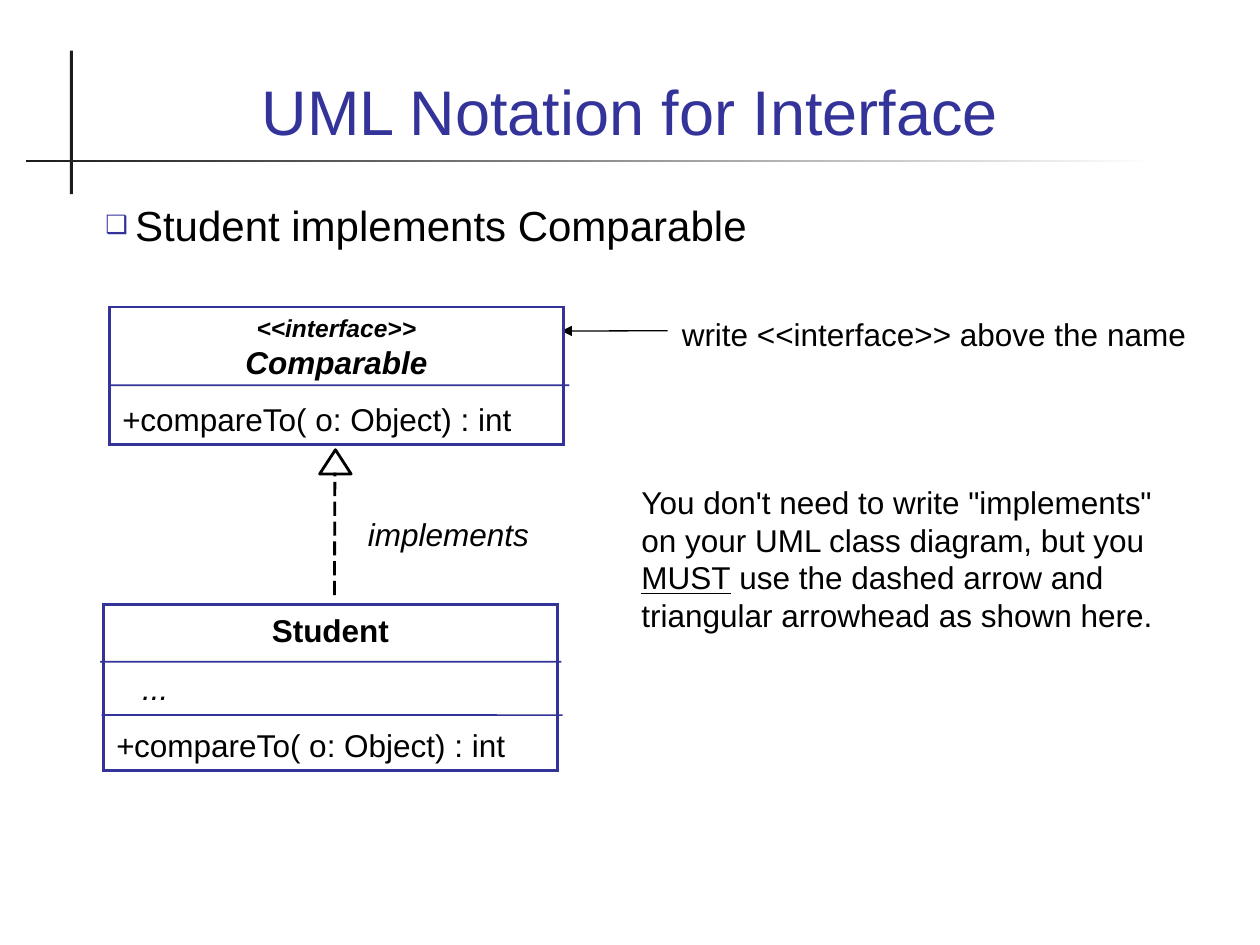
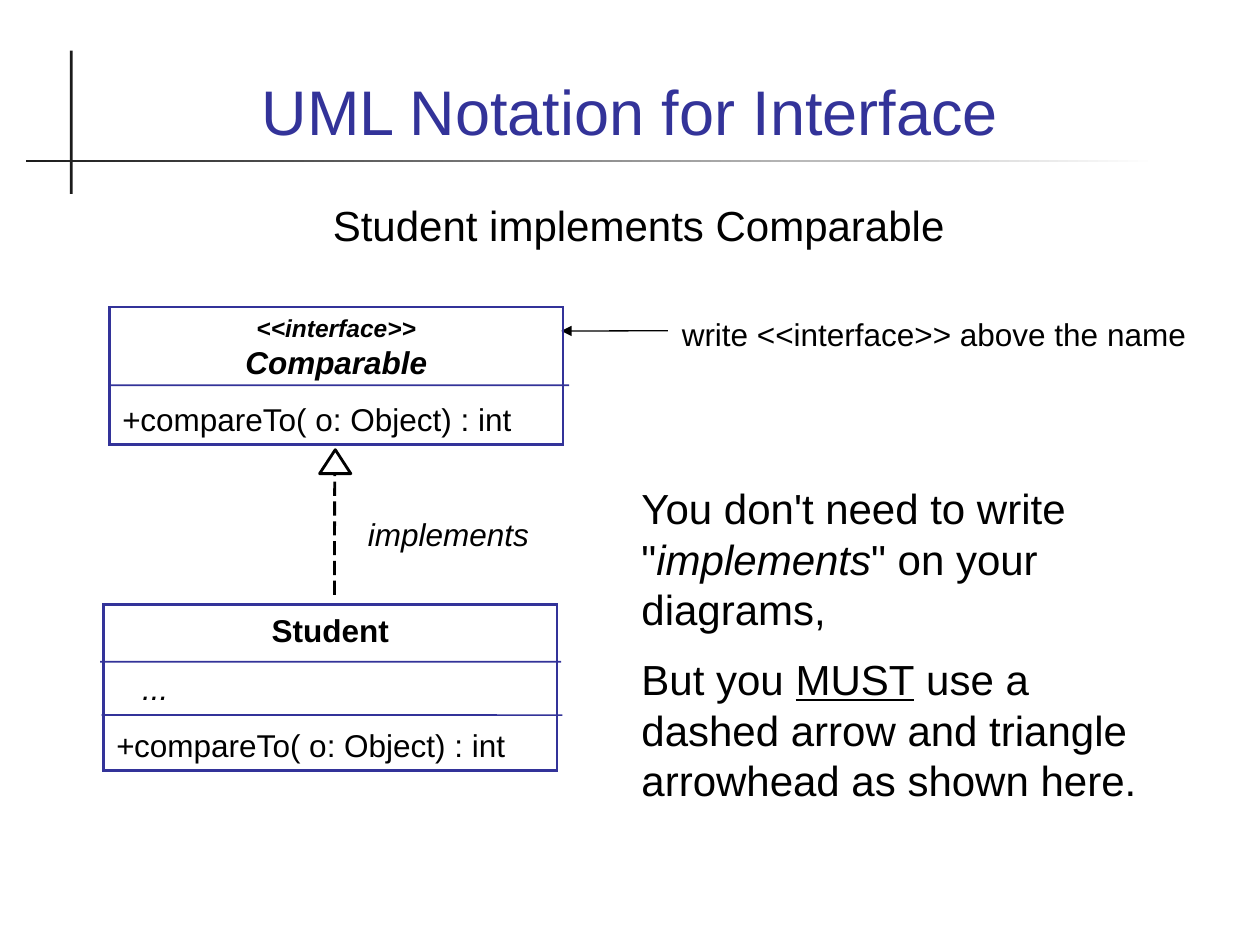
Before and after one commit to skeoop/skeoop.github.io, a slide deck: slide 16 of week2/2-Interfaces.ppt (slide 17 before the commit). Drawn at 1260x945 pixels with LibreOffice and Linux fonts; fonts in the diff are those of the drawing. Boxes give left, top, right and bottom in pixels: in the first picture for what was removed or moved away, otherwise in the second. Text is boxed around its words. In the diff, an @@ line names an element or a change of style, - is before the commit and + after.

```diff
--- a/week2/2-Interfaces.ppt
+++ b/week2/2-Interfaces.ppt
@@ text "Student implements Comparable" at bbox=[333, 210, 945, 249]: alignment left to centre; bullet ❑ to none @@
@@ text at bbox=[641, 493, 1137, 797]: text changed; size 18 to 24 pt @@
-You don't need to write "implements" on your UML class diagram, but you MUST use the dashed arrow and triangular arrowhead as shown here.
+You don't need to write "implements" on your diagrams,
+But you MUST use a dashed arrow and triangle arrowhead as shown here.
```
Also in this commit, not shown: 30 other slides changed, 1 slide removed, 3 other files.
